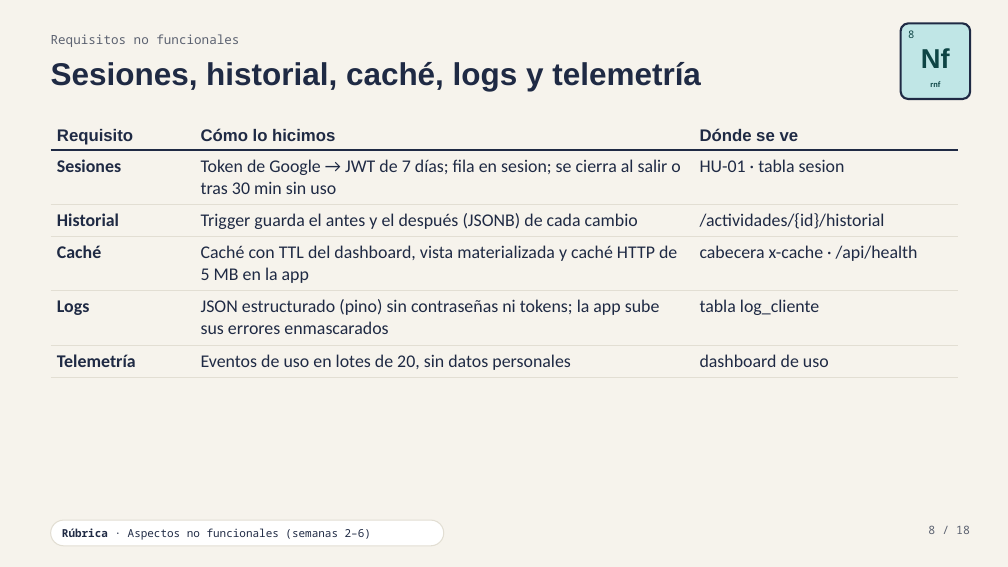
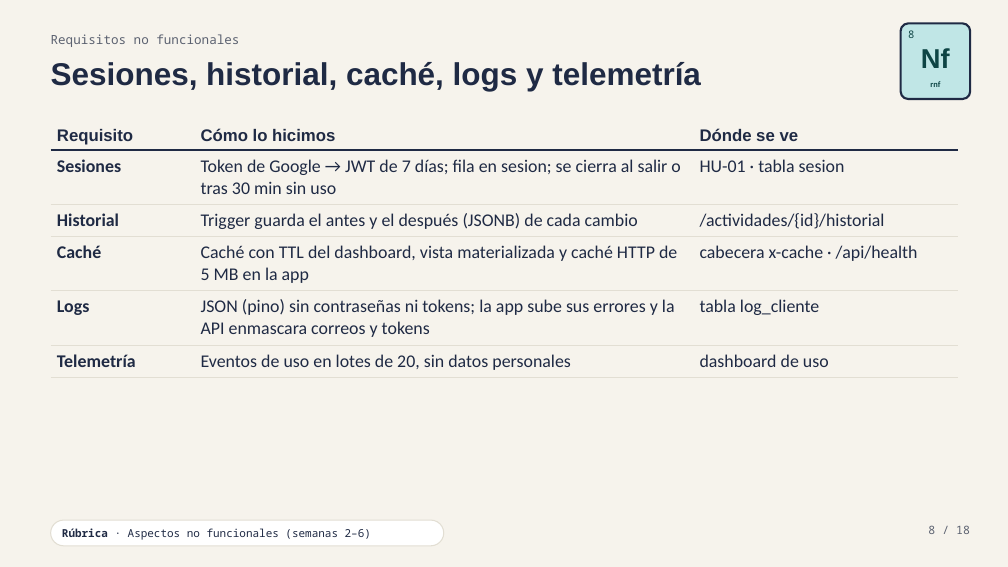
Before and after one commit to Laos19/TareaIA, a slide deck: slide 8 of docs/presentacion/TAREIA-presentacion.pptx. Drawn at 1008x567 pixels with LibreOffice and Linux fonts; fonts in the diff are those of the drawing. Boxes give left, top, right and bottom in pixels: in the first picture for what was removed or moved away, otherwise in the second. Text is boxed around its words. In the diff, an @@ line names an element or a change of style, - is before the commit and + after.

```diff
--- a/docs/presentacion/TAREIA-presentacion.pptx
+++ b/docs/presentacion/TAREIA-presentacion.pptx
@@ table at [51, 121, 958, 374] @@
-row 5, column 2: JSON estructurado (pino) sin contraseñas ni tokens; la app sube sus errores enmascarados
+row 5, column 2: JSON (pino) sin contraseñas ni tokens; la app sube sus errores y la API enmascara correos y tokens
```
Also in this commit, not shown: 4 other slides changed, 20 other files.
